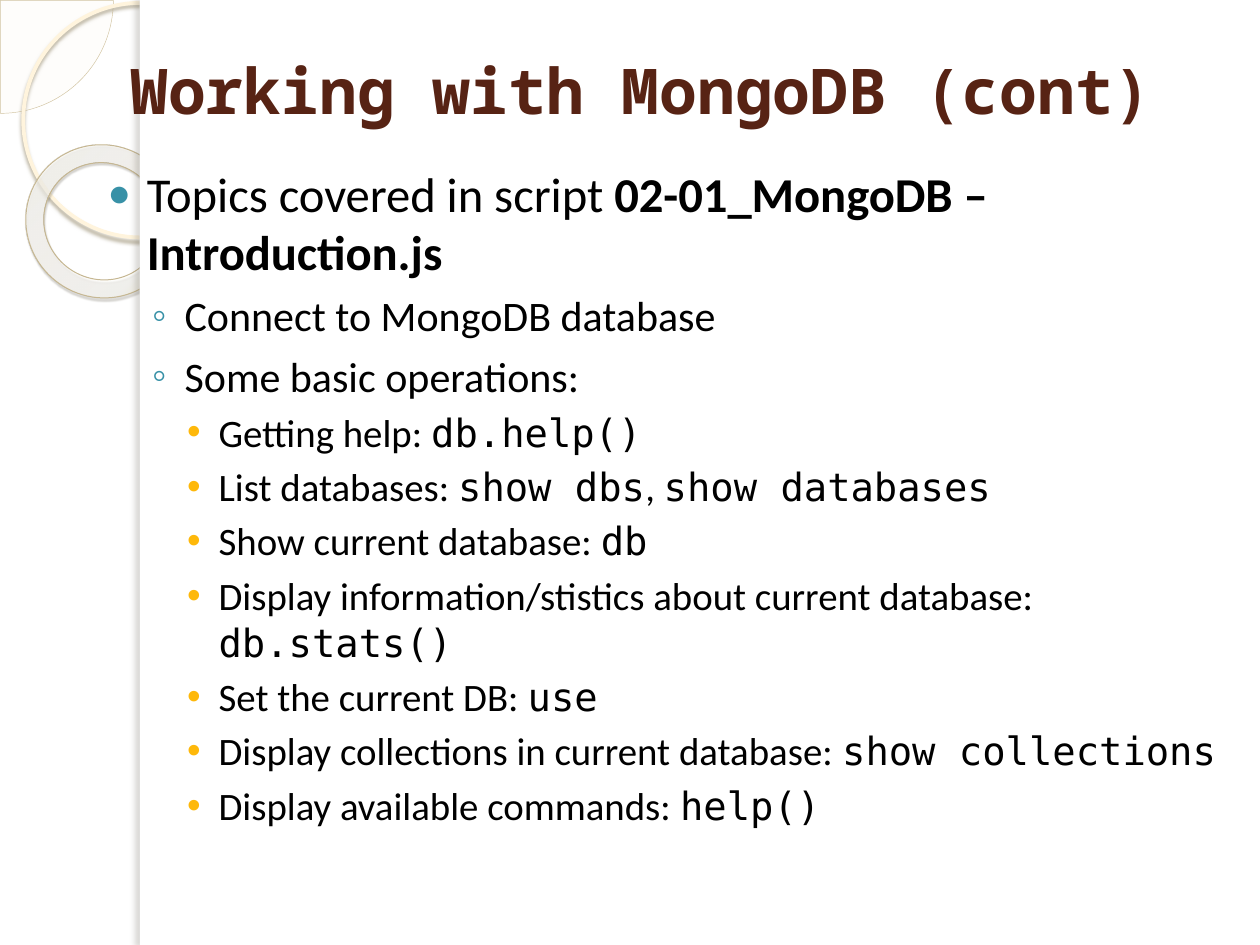
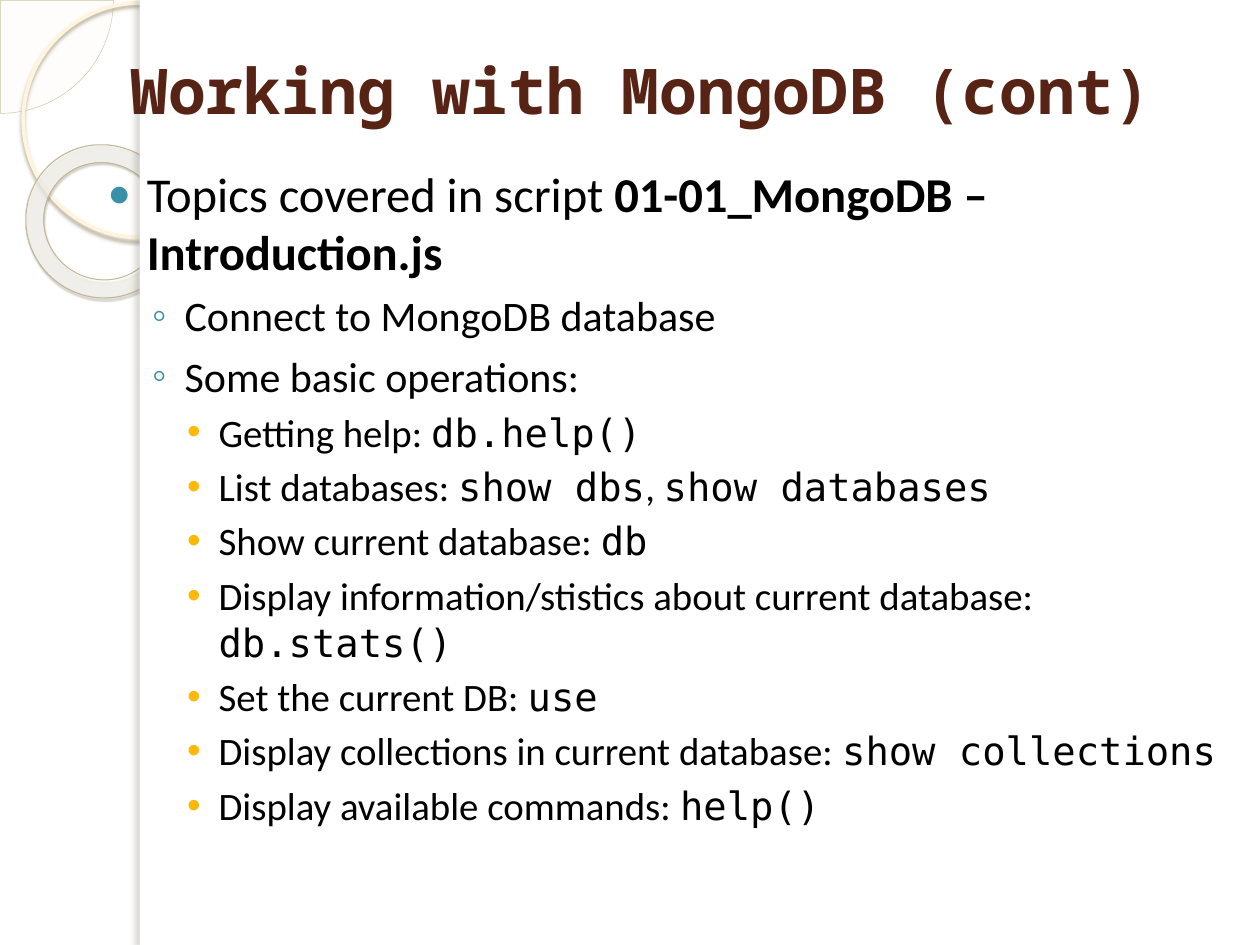
Before and after one commit to marinfotache/Polyglot-Persistence-and-Big-Data, a slide deck: slide 13 of 01 Document Databases. MongoDB/01 Document_DB__MongoDB.pptx. Drawn at 1260x945 pixels with LibreOffice and Linux fonts; fonts in the diff are those of the drawing; background and template pictures are left out. Boxes give left, top, right and bottom in pixels: in the first picture for what was removed or moved away, otherwise in the second. Text is boxed around its words. In the diff, an @@ line names an element or a change of style, - is before the commit and + after.

```diff
--- a/01 Document Databases. MongoDB/01 Document_DB__MongoDB.pptx
+++ b/01 Document Databases. MongoDB/01 Document_DB__MongoDB.pptx
@@ text at (147,178,952,279): text changed @@
-● Topics covered in script 02-01_MongoDB – Introduction.js
+● Topics covered in script 01-01_MongoDB – Introduction.js
```
Also in this commit, not shown: 6 other slides changed, 1 slide added, 2 other files.
